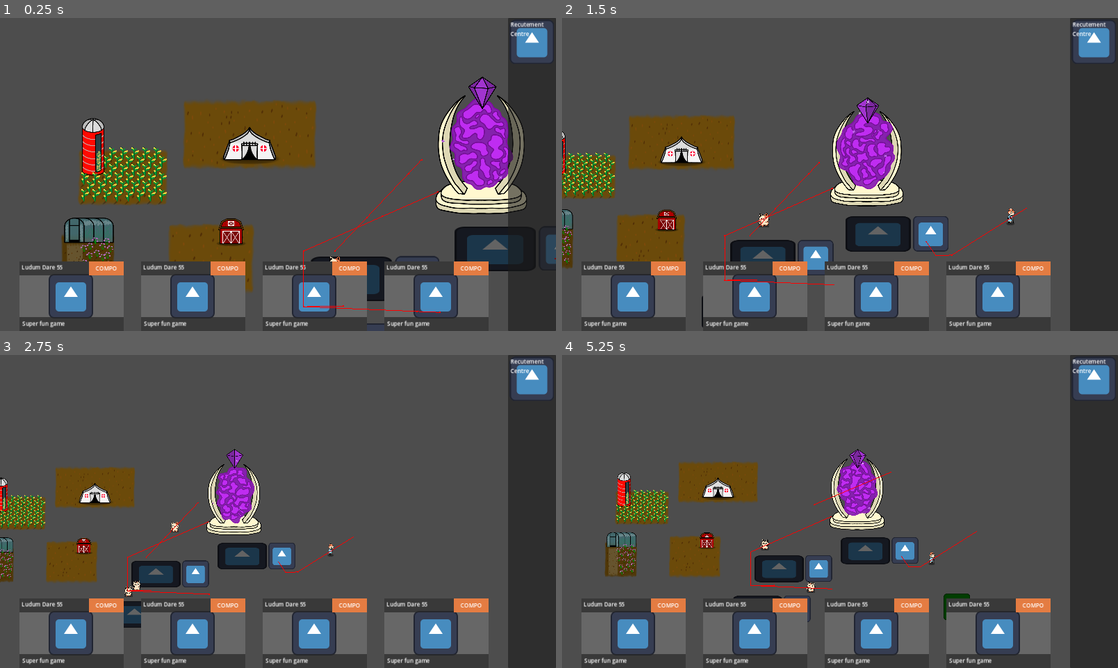
Above: before the commit, frames 1-4 (two rows, left to right).
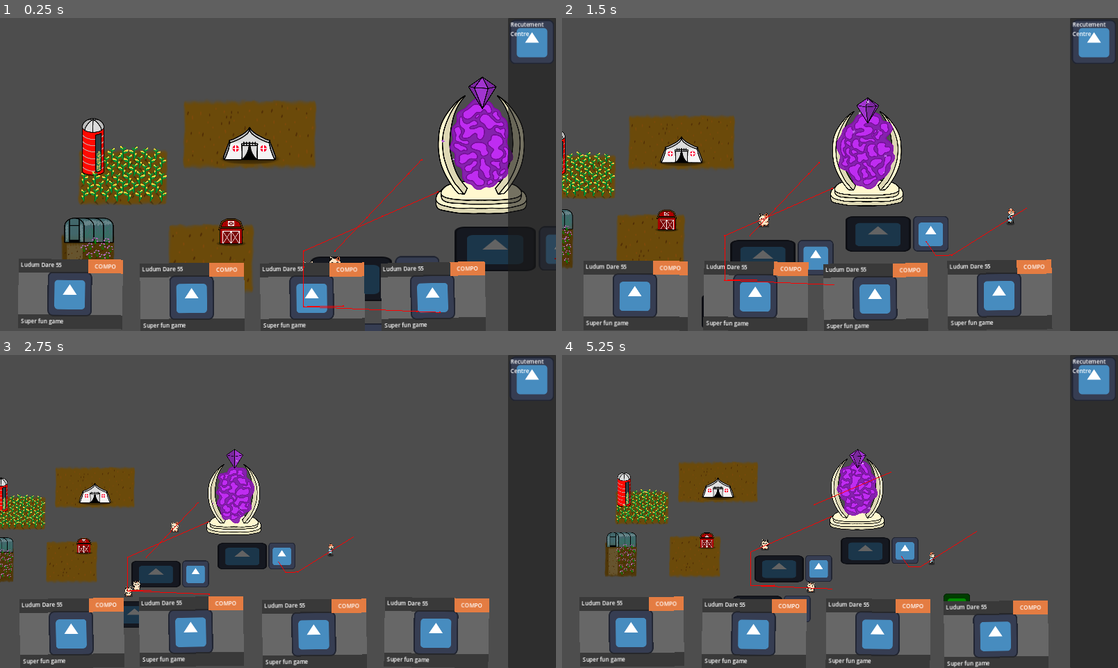
Above: after the commit, the same moments.

Repository: CiaranWoodward/LD55
Game: Godot game, scene res://Map/GameMap.tscn
The game is run twice, just before and just after one commit, with the same random seed, the same clock (stepped at 60 frames per second) and the same inputs. The engine's default icon, where the game draws it, is replaced by a stand-in: a white triangle on a blue panel in a dark square.
Inputs (mouse positions are in pixels of both pictures, inside the frame that each line leads up to):
- Up to frame 1 (0.25 s): no input
- Up to frame 2 (1.5 s): move the mouse to (962, 158) at 0.52 s; hold Right (ui_right) 0.53-1.25 s; hold Mouse wheel down (zoom_in) 0.53-1.25 s; click (962, 158) at 0.67 s; drag from (728, 190) to (801, 259) at 1.27 s
- Up to frame 3 (2.75 s): move the mouse to (333, 442) at 2.02 s; hold Right (ui_right) from 2.03 s (still down); hold Mouse wheel down (zoom_in) from 2.03 s (still down)
- Up to frame 4 (5.25 s): release Right (ui_right) at 2.75 s; release Mouse wheel down (zoom_in) at 2.75 s; drag from (812, 574) to (795, 498) at 2.77 s; move the mouse to (1006, 558) at 3.52 s; hold Left (ui_left) 3.53-4.25 s; hold Mouse wheel down (zoom_in) 3.53-4.25 s; drag from (673, 464) to (867, 555) at 4.27 s; move the mouse to (867, 511) at 5.02 s; hold Down (ui_down) from 5.03 s (still down); hold Mouse wheel down (zoom_in) from 5.03 s (still down); click (867, 511) at 5.17 s

The runs differ from the first frame. In frame 1, 4.7% of the frame differs, in the area x 3-88%, y 40-100%; in frame 2, 3.4%; in frame 3, 2.4%; in frame 4, 3.6%.
Error before the commit: Invalid access to property or key 'scale' on a base object of type 'null instance'. (res://Buildings/CornStalk.gd:7)

Commit message:
Add shaker node, use in endgame

Diff:
--- a/Buildings/CornStalk.gd
+++ b/Buildings/CornStalk.gd
@@ -4,8 +4,8 @@
 func _ready():
 	$Sway.speed_scale = randf_range(0.4, 0.6)
 	if randi_range(0, 1) == 1:
-		$Corn.scale.x = -1
-	$Corn.scale *= randf_range(0.9, 1.1)
+		$CornStalk.scale.x = -1
+	$CornStalk.scale *= randf_range(0.9, 1.1)
 
 # Called every frame. 'delta' is the elapsed time since the previous frame.
 func _process(delta):
--- a/Buildings/EndGame.gd
+++ b/Buildings/EndGame.gd
@@ -11,6 +11,7 @@
 	Global.game_map.games_on_screen_changed.connect(_updated_onscreen)
 	_stick_to_screen()
 	change_queue_count(Global.ResourceType.WITCH, -5)
+	$Graphic/Shaker.childhood_trauma = 0.5
 
 func _updated_onscreen(onscreen: bool):
 	if onscreen:
@@ -57,6 +58,7 @@
 	character.jump_to($JumpTo.global_position, func():
 		var tween: Tween = character.ghostify_to_oblivion($Graphic/OblivionPoint)
 		tween.tween_callback(func():
+			$Graphic/Shaker.add_trauma(0.5)
 			character.queue_free()
 			)
 		)
--- a/Buildings/EndGame.tscn
+++ b/Buildings/EndGame.tscn
@@ -1,7 +1,8 @@
-[gd_scene load_steps=4 format=3 uid="uid://cqtw2u46g28co"]
+[gd_scene load_steps=5 format=3 uid="uid://cqtw2u46g28co"]
 
 [ext_resource type="Script" path="res://Buildings/EndGame.gd" id="1_qkj20"]
 [ext_resource type="Texture2D" uid="uid://bqrlf1ou31xpm" path="res://icon.svg" id="2_jgvgp"]
+[ext_resource type="PackedScene" uid="uid://d7bt5crkrnm3" path="res://Utils/shaker.tscn" id="2_v3fpe"]
 
 [sub_resource type="RectangleShape2D" id="RectangleShape2D_d0j5u"]
 size = Vector2(302, 203)
@@ -13,42 +14,46 @@
 
 [node name="Graphic" type="Node2D" parent="."]
 
-[node name="Background" type="Polygon2D" parent="Graphic"]
+[node name="Shaker" parent="Graphic" instance=ExtResource("2_v3fpe")]
+position = Vector2(150, 100)
+
+[node name="Background" type="Polygon2D" parent="Graphic/Shaker"]
+position = Vector2(-150, -100)
 color = Color(0.407843, 0.407843, 0.407843, 1)
 polygon = PackedVector2Array(0, 0, 300, 0, 300, 200, 0, 200)
 
-[node name="Sprite2D" type="Sprite2D" parent="Graphic/Background"]
+[node name="Sprite2D" type="Sprite2D" parent="Graphic/Shaker/Background"]
 position = Vector2(148, 100)
 texture = ExtResource("2_jgvgp")
 
-[node name="TopBar" type="Polygon2D" parent="Graphic/Background"]
+[node name="TopBar" type="Polygon2D" parent="Graphic/Shaker/Background"]
 color = Color(0.156863, 0.156863, 0.156863, 0.733333)
 polygon = PackedVector2Array(0, 0, 300, 0, 300, 40, 0, 40)
 
-[node name="Label" type="Label" parent="Graphic/Background/TopBar"]
+[node name="Label" type="Label" parent="Graphic/Shaker/Background/TopBar"]
 offset_left = 6.0
 offset_top = 5.0
 offset_right = 124.0
 offset_bottom = 28.0
 text = "Ludum Dare 55"
 
-[node name="Compo" type="Polygon2D" parent="Graphic/Background"]
+[node name="Compo" type="Polygon2D" parent="Graphic/Shaker/Background"]
 color = Color(0.894118, 0.490196, 0.262745, 1)
 polygon = PackedVector2Array(200, 0, 300, 0, 300, 40, 200, 40)
 
-[node name="CompoLabel" type="Label" parent="Graphic/Background/Compo"]
+[node name="CompoLabel" type="Label" parent="Graphic/Shaker/Background/Compo"]
 offset_left = 219.0
 offset_top = 8.0
 offset_right = 279.0
 offset_bottom = 31.0
 text = "COMPO"
 
-[node name="BottomBar" type="Polygon2D" parent="Graphic/Background"]
+[node name="BottomBar" type="Polygon2D" parent="Graphic/Shaker/Background"]
 position = Vector2(0, 160)
 color = Color(0.156863, 0.156863, 0.156863, 0.733333)
 polygon = PackedVector2Array(0, 0, 300, 0, 300, 40, 0, 40)
 
-[node name="GameName" type="Label" parent="Graphic/Background/BottomBar"]
+[node name="GameName" type="Label" parent="Graphic/Shaker/Background/BottomBar"]
 offset_left = 8.0
 offset_top = 7.0
 offset_right = 131.0
--- a/Map/GameMap.tscn
+++ b/Map/GameMap.tscn
@@ -45,29 +45,26 @@
 head_colors = Array[Color]([Color(1, 0.894118, 0.768627, 1)])
 pattern_colors = Array[Color]([Color(1, 0.498039, 0.313726, 1)])
 eye_colors = Array[Color]([Color(0.529412, 0.807843, 0.921569, 1)])
-movement_speed = 100.0
-pickup_height = 25.0
-head_height = 15.0
 
 [node name="Cat2" parent="NavigationRegion2D" instance=ExtResource("4_1crc1")]
 position = Vector2(88, 266)
 head_colors = Array[Color]([Color(1, 0.894118, 0.768627, 1)])
 pattern_colors = Array[Color]([Color(1, 0.498039, 0.313726, 1)])
 eye_colors = Array[Color]([Color(0.529412, 0.807843, 0.921569, 1)])
-movement_speed = 100.0
-pickup_height = 25.0
-head_height = 15.0
 
 [node name="Cat3" parent="NavigationRegion2D" instance=ExtResource("4_1crc1")]
 position = Vector2(188, 342)
 head_colors = Array[Color]([Color(1, 0.894118, 0.768627, 1)])
 pattern_colors = Array[Color]([Color(1, 0.498039, 0.313726, 1)])
 eye_colors = Array[Color]([Color(0.529412, 0.807843, 0.921569, 1)])
-movement_speed = 100.0
-pickup_height = 25.0
-head_height = 15.0
 
 [node name="Witch" parent="NavigationRegion2D" instance=ExtResource("5_g2ini")]
+position = Vector2(250, 800)
+
+[node name="Witch2" parent="NavigationRegion2D" instance=ExtResource("5_g2ini")]
+position = Vector2(250, 800)
+
+[node name="Witch3" parent="NavigationRegion2D" instance=ExtResource("5_g2ini")]
 position = Vector2(250, 800)
 
 [node name="EndGame" parent="NavigationRegion2D" instance=ExtResource("6_5nybr")]
@@ -84,12 +81,6 @@
 
 [node name="GrannyShack" parent="NavigationRegion2D" instance=ExtResource("7_vm5hl")]
 position = Vector2(1064, 483)
-max_corn = null
-corn_per_granny = null
-cat_slots = null
-cost = null
-base_build_time = null
-cat_time_multiplier = null
 
 [node name="Granny" parent="NavigationRegion2D" instance=ExtResource("8_u3pgy")]
 position = Vector2(1159, 121)
--- /dev/null
+++ b/Utils/shaker.gd
@@ -0,0 +1,46 @@
+extends Node2D
+
+@export var decay = 0.8  # How quickly the shaking stops [0, 1].
+@export var max_offset = Vector2(40, 40)  # Maximum hor/ver shake in pixels.
+@export var max_roll = 0.1  # Maximum rotation in radians (use sparingly).
+
+@onready var start_position = position
+@onready var noise = FastNoiseLite.new()
+var noise_y = 0
+
+var childhood_trauma = 0.0 # Base level of trauma
+var trauma = 0.0  # Current shake strength.
+var trauma_power = 2  # Trauma exponent. Use [2, 3].
+var offset: Vector2 = Vector2.ZERO
+
+# Called when the node enters the scene tree for the first time.
+func _ready():
+	noise.noise_type = FastNoiseLite.TYPE_SIMPLEX
+	noise.seed = randi()
+	noise.frequency = 0.15
+	noise.fractal_octaves = 2
+
+func add_permanant_trauma(amount: float):
+	childhood_trauma = min(childhood_trauma + amount, 0.6)
+
+func add_trauma(amount : float):
+	trauma = min(trauma + amount, 1.0)
+
+func _shake():
+	var working_trauma = min(trauma + childhood_trauma, 1.0)
+	var amt = pow(working_trauma, trauma_power)
+	print(amt)
+	noise_y += 1
+	rotation = max_roll * amt * noise.get_noise_2d(0,noise_y)
+	offset.x = max_offset.x * amt * noise.get_noise_2d(1000,noise_y)
+	offset.y = max_offset.y * amt * noise.get_noise_2d(2000,noise_y)
+	position = start_position + offset
+
+# Called every frame. 'delta' is the elapsed time since the previous frame.
+func _process(delta):
+	if trauma or childhood_trauma:
+		trauma = max(trauma - decay * delta, 0)
+		_shake()
+	elif position != start_position or rotation != 0:
+		position = start_position
+		rotation = 0.0
--- /dev/null
+++ b/Utils/shaker.tscn
@@ -0,0 +1,6 @@
+[gd_scene load_steps=2 format=3 uid="uid://d7bt5crkrnm3"]
+
+[ext_resource type="Script" path="res://Utils/shaker.gd" id="1_8h5tn"]
+
+[node name="Shaker" type="Node2D"]
+script = ExtResource("1_8h5tn")
